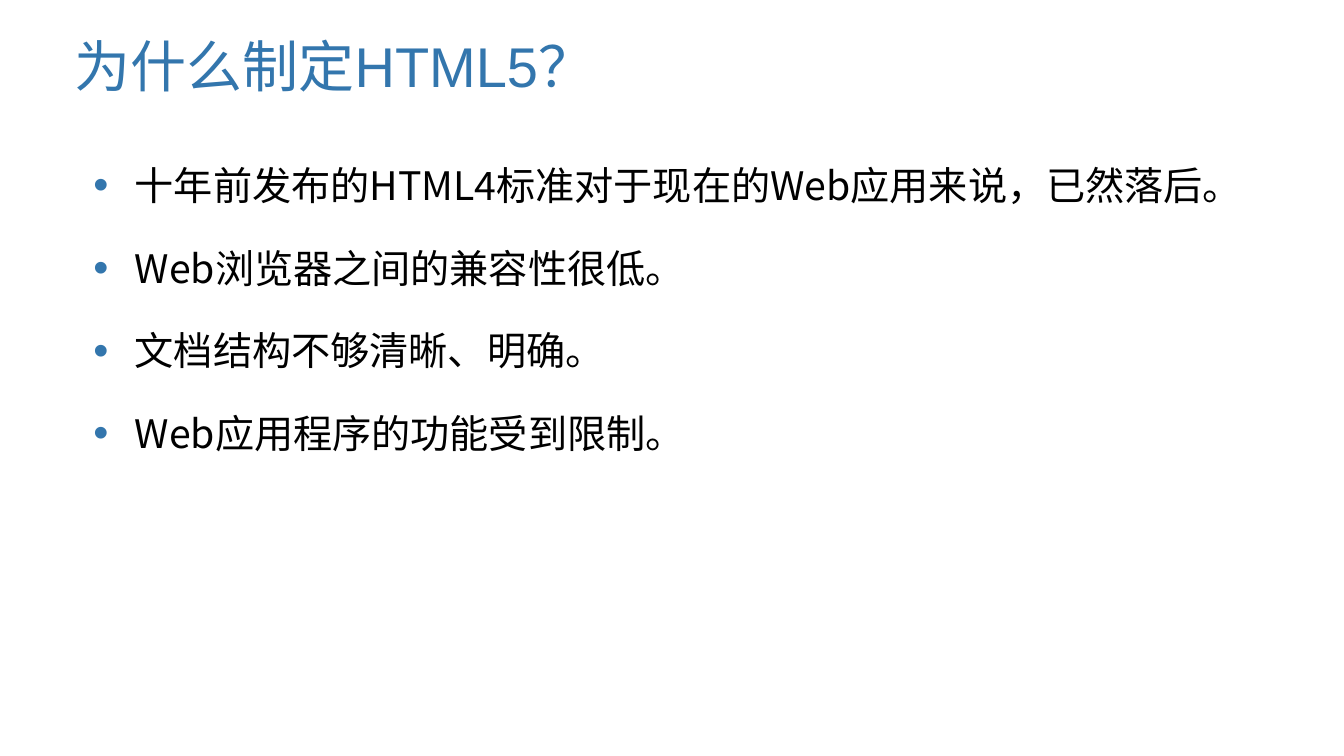
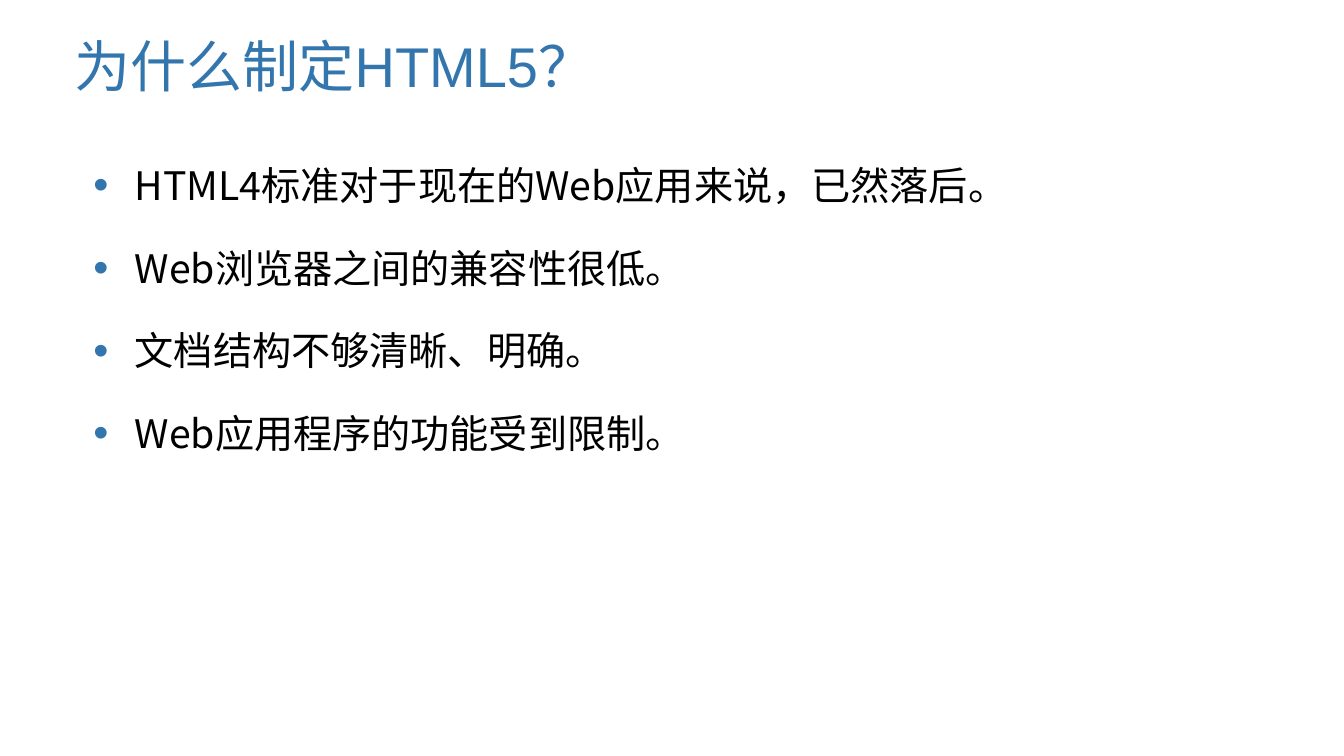
Before and after one commit to edu2act/course-HTML5-and-mobile-internet-development-fondation, a slide deck: slide 11 of materials/slides/ch01.pptx. Drawn at 1344x756 pixels with LibreOffice and Linux fonts; fonts in the diff are those of the drawing; background and template pictures are left out. Boxes give left, top, right and bottom in pixels: in the first picture for what was removed or moved away, otherwise in the second. Text is boxed around its words. In the diff, an @@ line names an element or a change of style, - is before the commit and + after.

```diff
--- a/materials/slides/ch01.pptx
+++ b/materials/slides/ch01.pptx
@@ text at (x1=135, y1=167, x2=1007, y2=204): text changed @@
-• 十年前发布的HTML4标准对于现在的Web应用来说，已然落后。
+• HTML4标准对于现在的Web应用来说，已然落后。
```
Also in this commit, not shown: 2 other slides changed, 7 other files.
